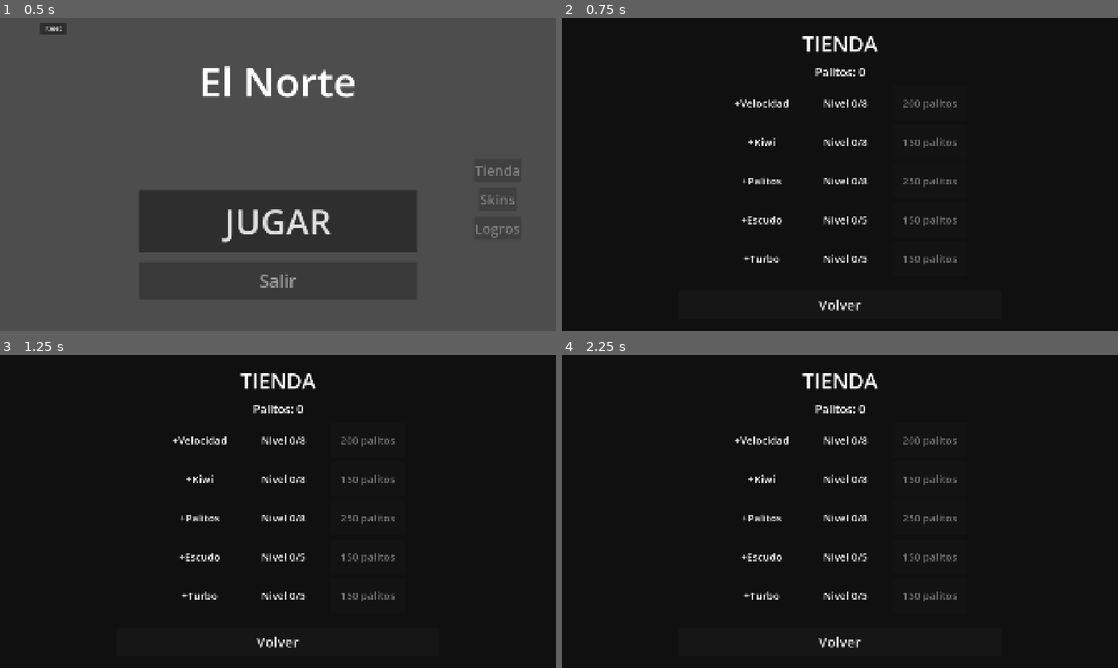
Above: before the commit, frames 1-4 (two rows, left to right).
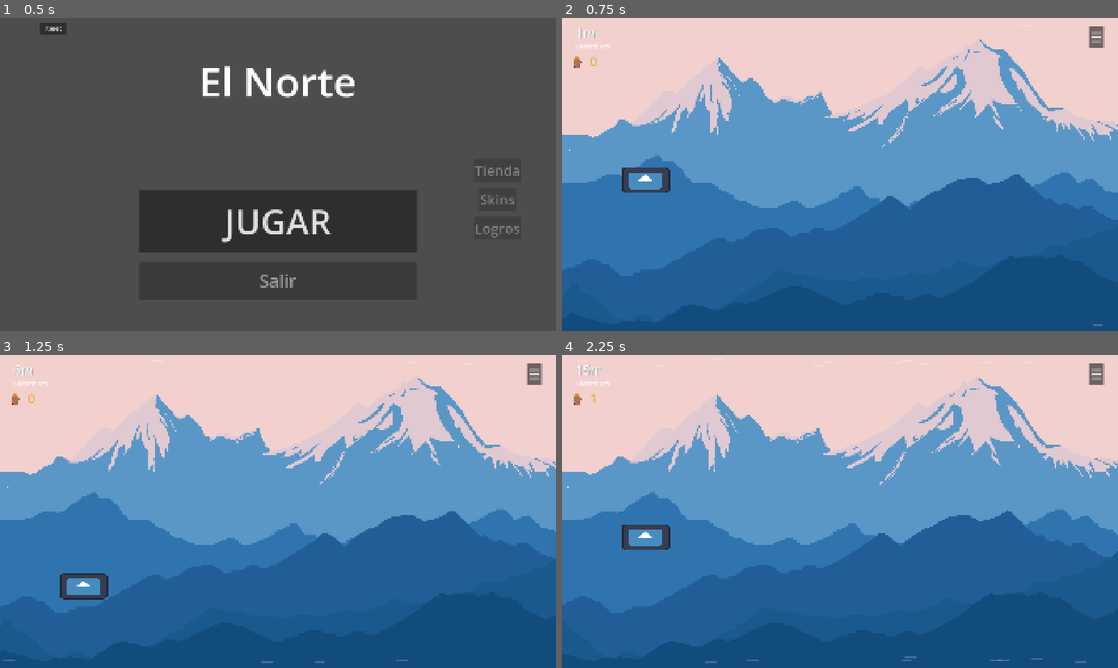
Above: after the commit, the same moments.

Repository: TomasMoreno21/El-Norte
Game: Godot game, scene res://scenes/menu/menu.tscn
Two runs of this game, one before a commit and one after it. Both use one fixed random seed, a clock stepped at 60 frames per second and the inputs below. The engine's default icon, where the game draws it, is replaced by a stand-in: a white triangle on a blue panel in a dark square.
Inputs (mouse positions are in pixels of both pictures, inside the frame that each line leads up to):
- Up to frame 1 (0.5 s): no input
- Up to frame 2 (0.75 s): click "JUGAR" at 0.5 s
- Up to frame 3 (1.25 s): no input
- Up to frame 4 (2.25 s): click (840, 642) at 1.25 s, where only the run before the commit has a clickable "Volver"; click (840, 558) at 2 s, where only the run before the commit has a clickable "JUGAR"

Frame 1 is identical in both runs. In frame 2, 100% of the frame differs, in the area x 0-100%, y 0-100%; in frame 3, 100%; in frame 4, 100%.

Commit message:
fix: kiwi.tscn parse error + restore jugar a main.tscn

Diff:
--- a/scenes/kiwi/kiwi.tscn
+++ b/scenes/kiwi/kiwi.tscn
@@ -12,7 +12,3 @@
 [node name="CollisionShape2D" type="CollisionShape2D" parent="." unique_id=353403258]
 position = Vector2(-3.5, -1.5)
 shape = SubResource("RectShape1")
-
-[node name="Sprite" type="Sprite2D" parent="."]
-position = Vector2(17, -8)
-modulate = Color(0.2, 1, 0.2)
--- a/scenes/menu/menu.gd
+++ b/scenes/menu/menu.gd
@@ -18,7 +18,8 @@
 	elif event is InputEventScreenTouch and event.pressed:
 		touched = true
 	if touched:
-		get_tree().change_scene_to_file("res://scenes/shop/shop.tscn")
+		DataManager.clear_achievement_popups()
+		get_tree().change_scene_to_file("res://scenes/main/main.tscn")
 
 func _animate_menu() -> void:
 	$Label.modulate.a = 0.0
